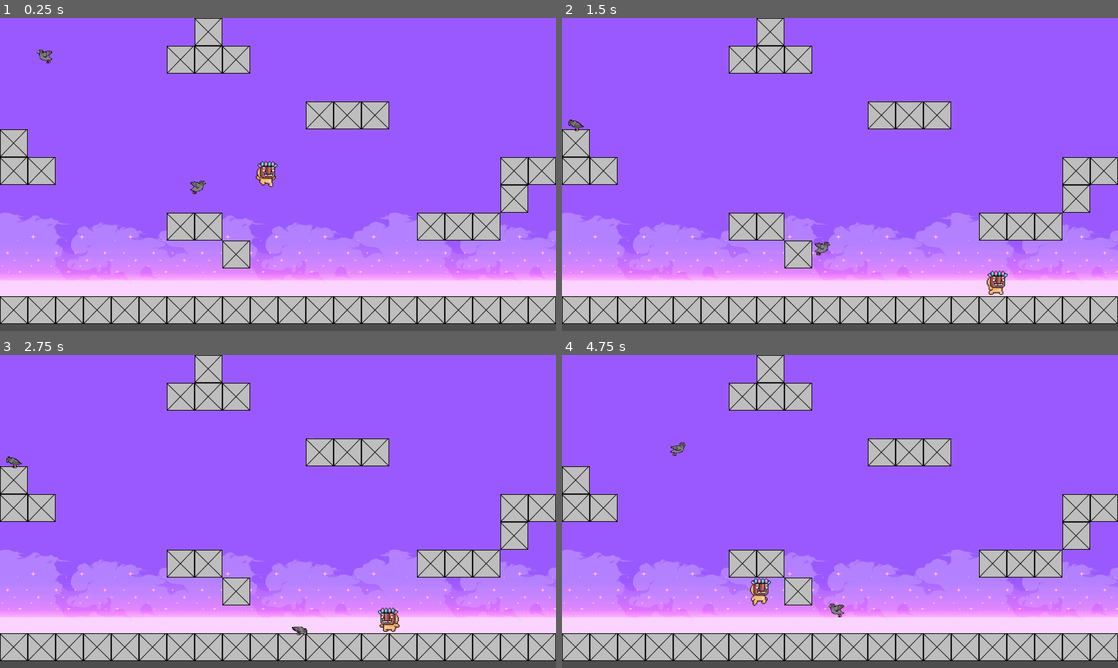
Above: before the commit, frames 1-4 (two rows, left to right).
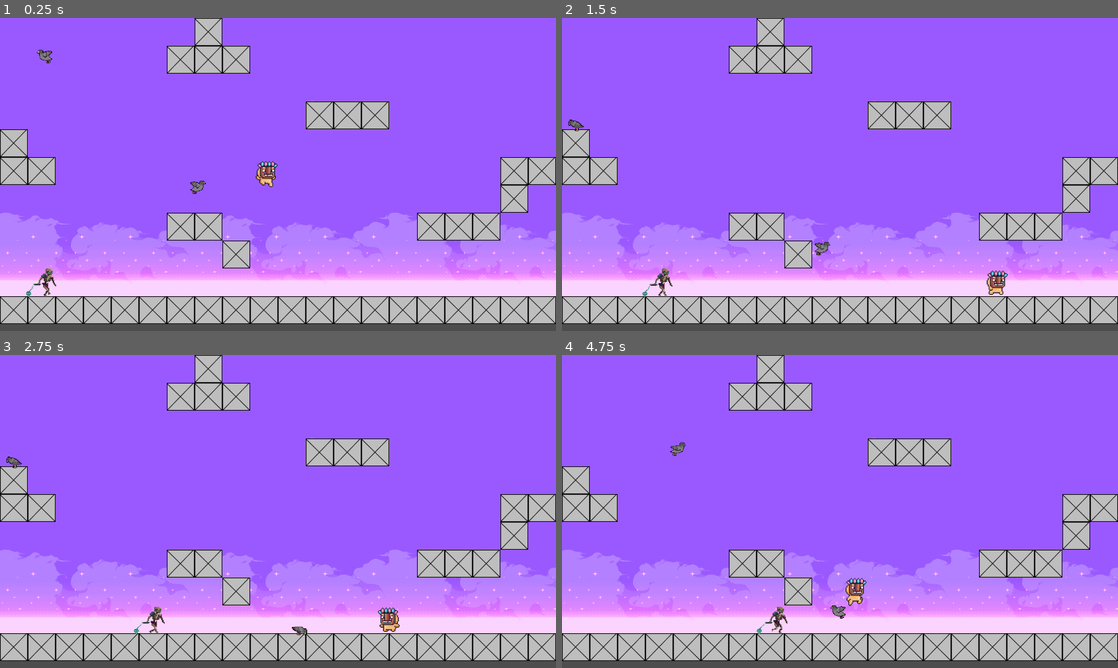
Above: after the commit, the same moments.

Repository: joaquin-salas/fabulas-videogame
Game: Godot game, scene res://Scenes/level.tscn
Two runs of this game, one before a commit and one after it. Both use one fixed random seed, a clock stepped at 60 frames per second and the inputs below.
Inputs:
- Up to frame 1 (0.25 s): no input
- Up to frame 2 (1.5 s): tap Enter at 0.5 s; hold Right (move_right) from 0.53 s (still down); tap Space (jump) at 0.77 s
- Up to frame 3 (2.75 s): tap Space (jump) at 1.52 s; release Right (move_right) at 2.03 s; hold Left (move_left) from 2.03 s (still down)
- Up to frame 4 (4.75 s): tap Space (jump) at 3.02, 3.77, 4.52 s; release Left (move_left) at 4.28 s; hold Right (move_right) from 4.28 s (still down)

The runs differ from the first frame. In frame 1, 0.1% of the frame differs, in the area x 4-11%, y 80-90%; in frame 2, 0.1%; in frame 3, 0.1%; in frame 4, 0.7%, in the area x 33-55%, y 71-90%.

Commit message:
feat(ground_enemy): basic movement and animations

Diff:
--- /dev/null
+++ b/fabulas/Scenes/ground_enemy.tscn
@@ -0,0 +1,93 @@
+[gd_scene format=3 uid="uid://dp7x3d060s0vf"]
+
+[ext_resource type="Script" uid="uid://dpjigss7qgguy" path="res://ground_enemy.gd" id="1_qfj55"]
+[ext_resource type="Texture2D" uid="uid://4q2fxqcey1l3" path="res://Assets/Placeholders/Skeleton/Skeleton enemy.png" id="2_gufma"]
+
+[sub_resource type="CapsuleShape2D" id="CapsuleShape2D_8b13n"]
+radius = 21.0
+height = 56.0
+
+[sub_resource type="Animation" id="Animation_qfj55"]
+length = 0.001
+tracks/0/type = "value"
+tracks/0/imported = false
+tracks/0/enabled = true
+tracks/0/path = NodePath("Sprite2D:frame")
+tracks/0/interp = 1
+tracks/0/loop_wrap = true
+tracks/0/keys = {
+"times": PackedFloat32Array(0),
+"transitions": PackedFloat32Array(1),
+"update": 1,
+"values": [26]
+}
+
+[sub_resource type="Animation" id="Animation_8b13n"]
+resource_name = "Waiting"
+loop_mode = 1
+tracks/0/type = "value"
+tracks/0/imported = false
+tracks/0/enabled = true
+tracks/0/path = NodePath("Sprite2D:frame")
+tracks/0/interp = 1
+tracks/0/loop_wrap = true
+tracks/0/keys = {
+"times": PackedFloat32Array(0.06666667, 0.4, 0.7, 0.93333334),
+"transitions": PackedFloat32Array(1, 1, 1, 1),
+"update": 1,
+"values": [39, 40, 41, 42]
+}
+
+[sub_resource type="Animation" id="Animation_gufma"]
+resource_name = "Wallking"
+length = 1.1666666
+loop_mode = 1
+tracks/0/type = "value"
+tracks/0/imported = false
+tracks/0/enabled = true
+tracks/0/path = NodePath("Sprite2D:frame")
+tracks/0/interp = 1
+tracks/0/loop_wrap = true
+tracks/0/keys = {
+"times": PackedFloat32Array(0, 0.099999994, 0.2, 0.3, 0.4, 0.5, 0.6, 0.7, 0.8, 0.9, 1, 1.1),
+"transitions": PackedFloat32Array(1, 1, 1, 1, 1, 1, 1, 1, 1, 1, 1, 1),
+"update": 1,
+"values": [26, 27, 28, 29, 30, 31, 32, 33, 34, 35, 36, 37]
+}
+
+[sub_resource type="AnimationLibrary" id="AnimationLibrary_8b13n"]
+_data = {
+&"RESET": SubResource("Animation_qfj55"),
+&"Waiting": SubResource("Animation_8b13n"),
+&"Wallking": SubResource("Animation_gufma")
+}
+
+[node name="ground_enemy" type="CharacterBody2D" unique_id=730148609]
+motion_mode = 1
+wall_min_slide_angle = 0.13613568
+script = ExtResource("1_qfj55")
+route = 2
+
+[node name="Sprite2D" type="Sprite2D" parent="." unique_id=1493849365]
+scale = Vector2(2, 1.965)
+texture = ExtResource("2_gufma")
+hframes = 13
+vframes = 5
+frame = 26
+
+[node name="CollisionShape2D" type="CollisionShape2D" parent="." unique_id=828638125]
+position = Vector2(0, 1)
+shape = SubResource("CapsuleShape2D_8b13n")
+
+[node name="AnimationPlayer" type="AnimationPlayer" parent="." unique_id=799149407]
+libraries/ = SubResource("AnimationLibrary_8b13n")
+
+[node name="Timer" type="Timer" parent="." unique_id=521010944]
+wait_time = 2.0
+
+[node name="NavigationAgent2D" type="NavigationAgent2D" parent="." unique_id=1821630873]
+path_desired_distance = 4.0
+target_desired_distance = 3.0
+path_postprocessing = 1
+
+[connection signal="timeout" from="Timer" to="." method="_on_timer_timeout"]
--- a/fabulas/Scenes/level.tscn
+++ b/fabulas/Scenes/level.tscn
@@ -3,18 +3,19 @@
 [ext_resource type="PackedScene" uid="uid://by1opkevsyhob" path="res://Scenes/player.tscn" id="2_k5f4k"]
 [ext_resource type="PackedScene" uid="uid://bgj7w8gkoacqp" path="res://Scenes/map.tscn" id="3_6phgx"]
 [ext_resource type="PackedScene" uid="uid://bgx5mn44t03it" path="res://Scenes/aerial__enemy.tscn" id="4_81xng"]
+[ext_resource type="PackedScene" uid="uid://dp7x3d060s0vf" path="res://Scenes/ground_enemy.tscn" id="4_wqkje"]
 
 [node name="Level" type="Node2D" unique_id=800210757]
 
 [node name="Map" parent="." unique_id=1286230001 instance=ExtResource("3_6phgx")]
 
+[node name="Player" parent="." unique_id=1543986994 instance=ExtResource("2_k5f4k")]
+position = Vector2(611, 288)
+
 [node name="aerial _enemy" parent="." unique_id=610127007 instance=ExtResource("4_81xng")]
 position = Vector2(110, 63)
 wall_min_slide_angle = 0.28797933
 speed = 170.0
-
-[node name="Player" parent="." unique_id=1543986994 instance=ExtResource("2_k5f4k")]
-position = Vector2(611, 288)
 
 [node name="aerial _enemy2" parent="." unique_id=502123500 instance=ExtResource("4_81xng")]
 position = Vector2(438, 373)
@@ -22,3 +23,6 @@
 wall_min_slide_angle = 0.26005405
 speed = 170.0
 route = 1
+
+[node name="ground_enemy" parent="." unique_id=730148609 instance=ExtResource("4_wqkje")]
+position = Vector2(91, 607)
--- a/fabulas/Scenes/map.tscn
+++ b/fabulas/Scenes/map.tscn
@@ -438,3 +438,13 @@
 
 [node name="WayPoint6" type="Marker2D" parent="Routes/Route_A/WayPoints" unique_id=1075106263 groups=["Route_A"]]
 position = Vector2(481, 448)
+
+[node name="Route_C" type="Node" parent="Routes" unique_id=541267554]
+
+[node name="Waypoints" type="Node2D" parent="Routes/Route_C" unique_id=1814534235]
+
+[node name="WayPoint" type="Marker2D" parent="Routes/Route_C/Waypoints" unique_id=582990371 groups=["Route_C"]]
+position = Vector2(1158, 611)
+
+[node name="WayPoint2" type="Marker2D" parent="Routes/Route_C/Waypoints" unique_id=808132888 groups=["Route_C"]]
+position = Vector2(71, 611)
--- /dev/null
+++ b/fabulas/ground_enemy.gd
@@ -0,0 +1,110 @@
+extends CharacterBody2D
+
+
+# Enums rutas
+enum Routes {
+	ROUTE_A,
+	ROUTE_B,
+	ROUTE_C
+}
+
+
+# Exports
+@export var speed: float = 100.0
+@export var wait_time: float = 2.0
+@export var route: Routes
+
+
+# Referencias a nodos
+@onready var animation_player = $AnimationPlayer
+@onready var sprite_2d = $Sprite2D
+@onready var agent = $NavigationAgent2D
+
+
+# Variables
+var waypoints: Array = []
+var current_index: int = 0
+var is_waiting: bool = false
+var target: Marker2D
+
+
+# Funciones built-in
+func _ready() -> void:
+	setup_route()
+	configure_agent()
+
+
+func _physics_process(_delta: float) -> void:
+	if is_waiting:
+		play_animation(Vector2.ZERO)
+		return
+
+	move_towards_target()
+	check_waypoint_reached()
+
+
+# Funciones privadas
+func setup_route() -> void:
+	var group_name = ""
+	match route:
+		Routes.ROUTE_A:
+			group_name = "Route_A"
+		Routes.ROUTE_B:
+			group_name = "Route_B"
+		Routes.ROUTE_C:
+			group_name = "Route_C"
+
+	waypoints = get_tree().get_nodes_in_group(group_name)
+	if waypoints.is_empty():
+		push_error("No waypoints found for route: " + group_name)
+		return
+
+	target = waypoints[current_index]
+
+
+func configure_agent() -> void:
+	agent.target_position = target.global_position
+	agent.target_desired_distance = 5.0
+	agent.path_desired_distance = 32.0
+
+
+func move_towards_target() -> void:
+	var next_point = agent.get_next_path_position()
+	var direction = (next_point - global_position).normalized()
+
+	velocity = velocity.lerp(direction * speed, 0.33)
+	move_and_slide()
+
+	update_sprite_direction(direction)
+	play_animation(direction)
+
+
+func update_sprite_direction(direction: Vector2) -> void:
+	if direction.x > 0:
+		sprite_2d.flip_h = false
+	elif direction.x < 0:
+		sprite_2d.flip_h = true
+
+
+func check_waypoint_reached() -> void:
+	if not agent.is_navigation_finished():
+		return
+
+	current_index = (current_index + 1) % waypoints.size()
+	target = waypoints[current_index]
+	agent.target_position = target.global_position
+
+	velocity = Vector2.ZERO
+	is_waiting = true
+	$Timer.start(wait_time)
+
+
+func play_animation(_direction: Vector2) -> void:
+	var anim_name = "Waiting" if is_waiting else "Wallking"
+	if animation_player.current_animation != anim_name:
+		animation_player.play(anim_name)
+
+
+# Señales
+func _on_timer_timeout() -> void:
+	is_waiting = false
--- a/fabulas/project.godot
+++ b/fabulas/project.godot
@@ -25,6 +25,7 @@
 
 Route_A=""
 Route_B=""
+Route_C=""
 
 [input]
 
Binary file added: fabulas/Assets/Placeholders/Skeleton/Skeleton enemy.aseprite
Binary file added: fabulas/Assets/Placeholders/Skeleton/Skeleton enemy.png
Not shown, added: fabulas/Assets/Placeholders/Skeleton/Skeleton enemy.png.import
Binary file added: fabulas/Scenes/Skeleton enemy.aseprite
Not shown, added: fabulas/ground_enemy.gd.uid
